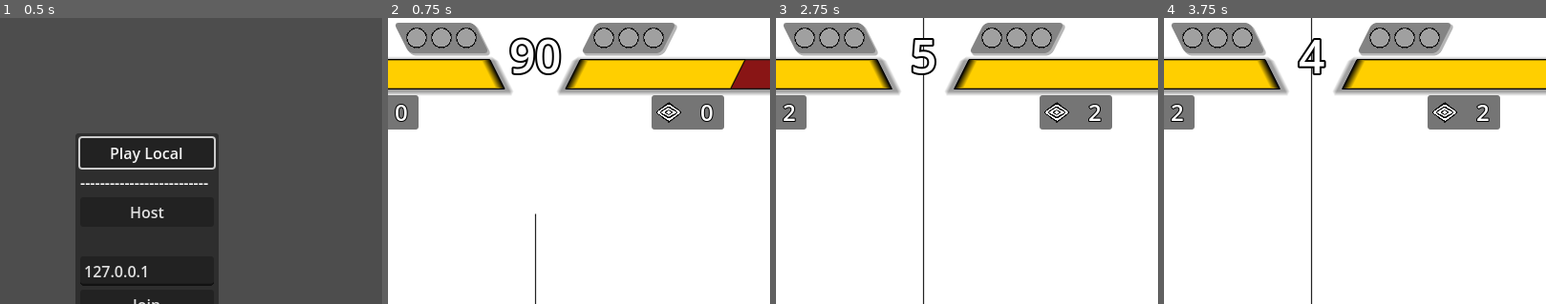
Above: before the commit, frames 1-4 (left to right).
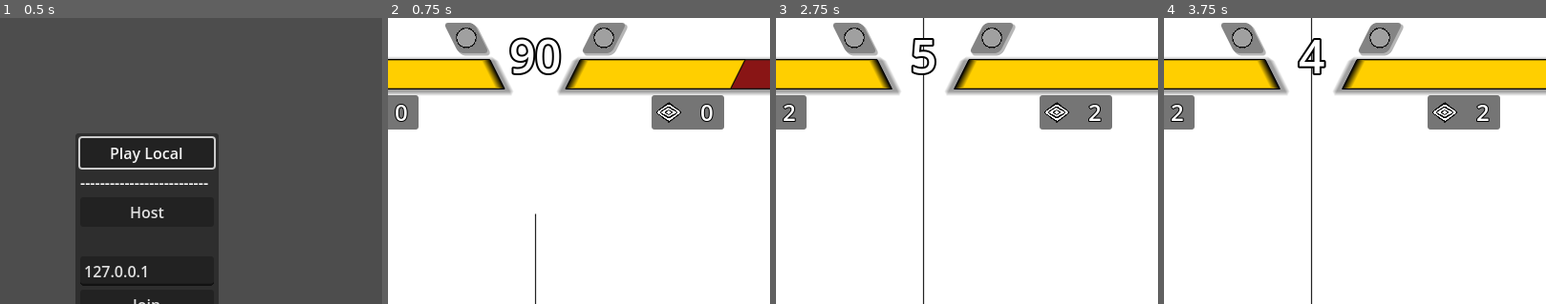
Above: after the commit, the same moments.

Repository: SamBumgardner/spellstrike
Game: Godot game, scene res://network/main.tscn
Same seed, same stepped clock (60 frames per second), same inputs: the game is played once before the commit and once after it.
Inputs (mouse positions are % of the whole screen's width and height, from its top left):
- Up to frame 1 (0.5 s): no input
- Up to frame 2 (0.75 s): click "Play Local" at 0.5 s
- Up to frame 3 (2.75 s): tap Enter at 1.25 s; move the mouse to (72, 45) at 1.27 s; hold Up 1.28-2 s; click (72, 45) at 1.42 s; tap Space at 2 s; drag from (30, 55) to (45, 70) at 2.02 s
- Up to frame 4 (3.75 s): move the mouse to (60, 28) at 2.77 s; hold Up 2.78-3.5 s; click (60, 28) at 2.92 s; tap Enter at 3.5 s; drag from (45, 70) to (75, 70) at 3.52 s
The pictures show only the part of the screen within x 31-81%, y 0-50%; the shares and areas given below are measured in that part.

Frame 1 is identical in both runs. In frame 2, 3.1% of the frame differs, in the area x 2-76%, y 1-14%; in frame 3, 3.1%; in frame 4, 3.1%.

Commit message:
add mock handling of end-of-game
end of game menu is static. Just starts sync, drops sync, and switches back to gameplay.

The intent will be to have game inputs handle the menu selections to decide to continue or quit.

Diff:
--- a/game/TestGameplay.gd
+++ b/game/TestGameplay.gd
@@ -57,7 +57,7 @@
         SyncManager.message_serializer.produce_input_path = "%s/fighter%s" % [get_path(), producer_side]
         SyncManager.message_serializer.receive_input_path = "%s/fighter%s" % [get_path(), receiver_side]
         for id in [p1_network_id, p2_network_id]:
-            if id != multiplayer.get_unique_id():
+            if id != multiplayer.get_unique_id() and id not in SyncManager.peers:
                 SyncManager.add_peer(id)
     else:
         SyncManager.set_network_adaptor(preload("res://addons/godot-rollback-netcode/DummyNetworkAdaptor.gd").new())
@@ -205,6 +205,14 @@
 
 func _on_game_won(side: Player.Side) -> void:
     print_debug("game is over, P%s won, should pop up some kind of post-game menu" % (side + 1))
+    SyncManager.stop()
+    # initialize
+    var rematch_screen_packed = preload("res://network/postgame.tscn")
+    var rematch_screen = rematch_screen_packed.instantiate()
+    rematch_screen.init_options(match_options)
+    rematch_screen.p1_network_id = p1_network_id
+    rematch_screen.p2_network_id = p2_network_id
+    SceneSwitchUtil.change_scene(get_tree(), rematch_screen)
 
 # MISC.
 
--- /dev/null
+++ b/game/network/postgame.gd
@@ -0,0 +1,67 @@
+class_name Postgame extends Control
+
+const POST_SELECTION_DURATION = MatchOptions.ticks_per_second * 1
+
+@onready var notification_window: Notification = $UI/Notification
+const NETWORK_ERROR_TYPE: String = "NETWORK"
+const DESYNC_ERROR_FORMAT: String = "Desync ocurred. Match has been cancelled.\rReturning to the network menu..."
+const CONNECTION_LOST_ERROR_FORMAT: String = "Connection lost. Match has been cancelled.\rReturning to the network menu..."
+
+@onready var post_selection_delay_timer: NetworkTimer = $PostSelectionDelay
+
+var match_options: MatchOptions
+var p1_network_id: int = 1
+var p2_network_id: int = 1
+
+func init_options(new_options: MatchOptions) -> void:
+    match_options = new_options
+
+func _ready() -> void:
+    # Error handling signals:
+    SyncManager.sync_stopped.connect(_on_sync_stopped)
+    SyncManager.sync_error.connect(_on_sync_error)
+    multiplayer.multiplayer_peer.peer_disconnected.connect(_on_broken_connection)
+
+    # Normal behavior signals:
+    SyncManager.sync_started.connect(post_selection_delay_timer.start.bind(POST_SELECTION_DURATION), CONNECT_ONE_SHOT)
+    post_selection_delay_timer.timeout.connect(_start_new_game)
+
+    if multiplayer.is_server():
+        SyncManager.start()
+
+func _start_new_game():
+    SyncManager.stop()
+
+    var gameplay = load("res://TestGameplay.tscn")
+    var instantiated_map = gameplay.instantiate()
+    instantiated_map.init_options(match_options)
+    instantiated_map.p1_network_id = p1_network_id
+    instantiated_map.p2_network_id = p2_network_id
+    SceneSwitchUtil.change_scene(get_tree(), instantiated_map)
+
+# NETWORK ISSUE HANDLING #
+func _on_sync_error(_msg: String):
+    # communicate that a fatal state mismatch occurred.
+    var closed_signal: Signal = notification_window.notify_error(NETWORK_ERROR_TYPE, DESYNC_ERROR_FORMAT)
+    closed_signal.connect(_return_to_network_menu, CONNECT_ONE_SHOT)
+
+func _on_broken_connection(disconnected_peer_id: int):
+    if disconnected_peer_id in [p1_network_id, p2_network_id]:
+        _close_rollback_networking()
+        var closed_signal: Signal = notification_window.notify_error(NETWORK_ERROR_TYPE, CONNECTION_LOST_ERROR_FORMAT)
+        closed_signal.connect(_return_to_network_menu, CONNECT_ONE_SHOT)
+
+func _close_rollback_networking():
+    $PostSelectionDelay.stop()
+    SyncManager.clear_peers()
+    # Leaves godot high-level multiplayer connection intact.
+
+func _return_to_network_menu() -> void:
+    var main_menu_scene = SceneSwitchUtil.main_menu_scene.instantiate()
+    SceneSwitchUtil.change_scene(get_tree(), main_menu_scene)
+
+func _on_sync_stopped(reason: Disconnect.Reason):
+    SyncManager.stop_logging()
+
+    if reason == Disconnect.Reason.DESYNC:
+        _on_sync_error("")
--- /dev/null
+++ b/game/network/postgame.tscn
@@ -0,0 +1,80 @@
+[gd_scene load_steps=8 format=3 uid="uid://byt5p2d7vf75g"]
+
+[ext_resource type="Theme" uid="uid://1m0q2nll6ojc" path="res://ui/themes/MatchTheme.tres" id="1_48pc7"]
+[ext_resource type="Script" path="res://network/postgame.gd" id="2_hjpyk"]
+[ext_resource type="PackedScene" uid="uid://cffstvx1jin8d" path="res://ui/menu/rematch/RematchMenu.tscn" id="2_peg4y"]
+[ext_resource type="Theme" uid="uid://he5jt3v25c4b" path="res://ui/themes/menu_header.tres" id="2_raf7p"]
+[ext_resource type="PackedScene" uid="uid://d4diaye70i2xp" path="res://ui/menu/rematch/results_box.tscn" id="4_4xdjw"]
+[ext_resource type="Script" path="res://addons/godot-rollback-netcode/NetworkTimer.gd" id="6_p08nw"]
+[ext_resource type="PackedScene" uid="uid://bdy1yk1bvbqwg" path="res://ui/menu/Notification.tscn" id="6_xnq3y"]
+
+[node name="Postgame" type="Control"]
+layout_mode = 3
+anchors_preset = 15
+anchor_right = 1.0
+anchor_bottom = 1.0
+grow_horizontal = 2
+grow_vertical = 2
+theme = ExtResource("1_48pc7")
+script = ExtResource("2_hjpyk")
+
+[node name="UI" type="CanvasLayer" parent="."]
+
+[node name="ColorRect" type="ColorRect" parent="UI"]
+anchors_preset = 15
+anchor_right = 1.0
+anchor_bottom = 1.0
+grow_horizontal = 2
+grow_vertical = 2
+
+[node name="Title" type="Label" parent="UI"]
+offset_right = 800.0
+offset_bottom = 88.0
+theme = ExtResource("2_raf7p")
+text = "Victory!"
+horizontal_alignment = 1
+
+[node name="VBoxContainer" type="VBoxContainer" parent="UI"]
+anchors_preset = 14
+anchor_top = 0.5
+anchor_right = 1.0
+anchor_bottom = 0.5
+offset_top = -95.0
+offset_bottom = 95.0
+grow_horizontal = 2
+grow_vertical = 2
+
+[node name="HBoxContainer2" type="HBoxContainer" parent="UI/VBoxContainer"]
+layout_mode = 2
+
+[node name="ResultsBox" parent="UI/VBoxContainer/HBoxContainer2" instance=ExtResource("4_4xdjw")]
+layout_mode = 2
+
+[node name="ResultsBox2" parent="UI/VBoxContainer/HBoxContainer2" instance=ExtResource("4_4xdjw")]
+layout_mode = 2
+
+[node name="HBoxContainer" type="HBoxContainer" parent="UI/VBoxContainer"]
+layout_mode = 2
+
+[node name="RematchMenu" parent="UI/VBoxContainer/HBoxContainer" instance=ExtResource("2_peg4y")]
+layout_mode = 2
+
+[node name="RematchMenu2" parent="UI/VBoxContainer/HBoxContainer" instance=ExtResource("2_peg4y")]
+layout_mode = 2
+
+[node name="Notification" parent="UI" instance=ExtResource("6_xnq3y")]
+visible = false
+anchors_preset = 8
+anchor_left = 0.5
+anchor_top = 0.5
+anchor_right = 0.5
+anchor_bottom = 0.5
+offset_left = -177.0
+offset_top = -63.5
+offset_right = 177.0
+offset_bottom = 63.5
+grow_horizontal = 2
+grow_vertical = 2
+
+[node name="PostSelectionDelay" type="Node" parent="."]
+script = ExtResource("6_p08nw")
--- a/game/options/MatchOptions.gd
+++ b/game/options/MatchOptions.gd
@@ -6,7 +6,7 @@
 const default_seconds_per_round: int = 60
 const default_ticks_per_round: int = 5 * ticks_per_second # ticks_per_second * default_seconds_per_round
 
-const default_rounds_to_win: int = 3
+const default_rounds_to_win: int = 1
 
 var input_retrievers: Array
 
--- a/game/ui/menu/Notification.tscn
+++ b/game/ui/menu/Notification.tscn
@@ -1,7 +1,8 @@
-[gd_scene load_steps=3 format=3 uid="uid://bdy1yk1bvbqwg"]
+[gd_scene load_steps=4 format=3 uid="uid://bdy1yk1bvbqwg"]
 
 [ext_resource type="Theme" uid="uid://djk0g414gh3b4" path="res://ui/themes/NotificationTheme.tres" id="1_3bsv4"]
 [ext_resource type="Script" path="res://ui/menu/Notification.gd" id="2_wtulu"]
+[ext_resource type="StyleBox" uid="uid://fgvqlh3yi015" path="res://ui/themes/inner_panel.tres" id="3_q3u1m"]
 
 [node name="Notification" type="PanelContainer"]
 theme = ExtResource("1_3bsv4")
@@ -20,6 +21,7 @@
 
 [node name="PC" type="PanelContainer" parent="MC/VB"]
 layout_mode = 2
+theme_override_styles/panel = ExtResource("3_q3u1m")
 
 [node name="MC" type="MarginContainer" parent="MC/VB/PC"]
 layout_mode = 2
--- /dev/null
+++ b/game/ui/menu/rematch/RematchMenu.gd
@@ -0,0 +1,19 @@
+extends PanelContainer
+
+@onready var rematch_button = $"%RematchOption"
+@onready var quit_button = $"%QuitOption"
+
+@onready var ui_targets: Array = [rematch_button, quit_button]
+
+@onready var rematch_pressed: Signal = rematch_button.pressed
+@onready var quit_pressed: Signal = quit_button.pressed
+
+var input_retriever: InputRetriever = InputRetriever.new()
+var hovered_ui_target: Control = null
+
+func init_input_mapping(new_input_mapping: Dictionary):
+    input_retriever.input_ids = new_input_mapping
+
+func _ready() -> void:
+    add_to_group("network_sync")
+    hovered_ui_target = rematch_button
--- /dev/null
+++ b/game/ui/menu/rematch/RematchMenu.tscn
@@ -0,0 +1,48 @@
+[gd_scene load_steps=2 format=3 uid="uid://cffstvx1jin8d"]
+
+[ext_resource type="Script" path="res://ui/menu/rematch/RematchMenu.gd" id="1_lrg8c"]
+
+[node name="RematchMenu" type="PanelContainer"]
+anchors_preset = 8
+anchor_left = 0.5
+anchor_top = 0.5
+anchor_right = 0.5
+anchor_bottom = 0.5
+offset_left = -61.5
+offset_top = -29.0
+offset_right = 61.5
+offset_bottom = 29.0
+grow_horizontal = 2
+grow_vertical = 2
+size_flags_horizontal = 3
+size_flags_vertical = 3
+script = ExtResource("1_lrg8c")
+
+[node name="MarginContainer" type="MarginContainer" parent="."]
+layout_mode = 2
+
+[node name="VBoxContainer" type="VBoxContainer" parent="MarginContainer"]
+layout_mode = 2
+
+[node name="Label" type="Label" parent="MarginContainer/VBoxContainer"]
+layout_mode = 2
+text = "Rematch?"
+horizontal_alignment = 1
+
+[node name="HBoxContainer" type="HBoxContainer" parent="MarginContainer/VBoxContainer"]
+layout_mode = 2
+
+[node name="RematchOption" type="Button" parent="MarginContainer/VBoxContainer/HBoxContainer"]
+unique_name_in_owner = true
+layout_mode = 2
+size_flags_horizontal = 3
+mouse_filter = 2
+text = "Rematch"
+
+[node name="QuitOption" type="Button" parent="MarginContainer/VBoxContainer/HBoxContainer"]
+unique_name_in_owner = true
+layout_mode = 2
+size_flags_horizontal = 3
+mouse_filter = 2
+text = "Quit
+"
--- /dev/null
+++ b/game/ui/menu/rematch/results_box.tscn
@@ -0,0 +1,42 @@
+[gd_scene load_steps=4 format=3 uid="uid://d4diaye70i2xp"]
+
+[ext_resource type="Texture2D" uid="uid://bl34rh555skbp" path="res://assets/art/placeholder_character_sheet.png" id="1_vxr4q"]
+[ext_resource type="Theme" uid="uid://he5jt3v25c4b" path="res://ui/themes/menu_header.tres" id="2_woxx8"]
+
+[sub_resource type="AtlasTexture" id="AtlasTexture_4krev"]
+atlas = ExtResource("1_vxr4q")
+region = Rect2(0, 0, 128, 128)
+
+[node name="ResultsBox" type="PanelContainer"]
+custom_minimum_size = Vector2(364, 128)
+anchors_preset = 8
+anchor_left = 0.5
+anchor_top = 0.5
+anchor_right = 0.5
+anchor_bottom = 0.5
+offset_left = -302.5
+offset_top = -64.0
+offset_right = 61.5
+offset_bottom = 64.0
+grow_horizontal = 2
+grow_vertical = 2
+size_flags_horizontal = 3
+
+[node name="PanelContainer" type="MarginContainer" parent="."]
+layout_mode = 2
+
+[node name="HBoxContainer" type="HBoxContainer" parent="PanelContainer"]
+layout_mode = 2
+
+[node name="CharacterPortrait" type="TextureRect" parent="PanelContainer/HBoxContainer"]
+layout_mode = 2
+texture = SubResource("AtlasTexture_4krev")
+expand_mode = 3
+stretch_mode = 4
+
+[node name="ResultsLabel" type="Label" parent="PanelContainer/HBoxContainer"]
+layout_mode = 2
+size_flags_horizontal = 6
+theme = ExtResource("2_woxx8")
+text = "WIN!"
+horizontal_alignment = 1
--- a/game/ui/themes/NotificationTheme.tres
+++ b/game/ui/themes/NotificationTheme.tres
@@ -1,7 +1,15 @@
-[gd_resource type="Theme" format=3 uid="uid://djk0g414gh3b4"]
+[gd_resource type="Theme" load_steps=2 format=3 uid="uid://djk0g414gh3b4"]
+
+[sub_resource type="StyleBoxFlat" id="StyleBoxFlat_lcq2a"]
+bg_color = Color(0.169245, 0.169245, 0.169245, 1)
+corner_radius_top_left = 3
+corner_radius_top_right = 3
+corner_radius_bottom_right = 3
+corner_radius_bottom_left = 3
 
 [resource]
 MarginContainer/constants/margin_bottom = 4
 MarginContainer/constants/margin_left = 4
 MarginContainer/constants/margin_right = 4
 MarginContainer/constants/margin_top = 4
+PanelContainer/styles/panel = SubResource("StyleBoxFlat_lcq2a")
--- /dev/null
+++ b/game/ui/themes/inner_panel.tres
@@ -0,0 +1,4 @@
+[gd_resource type="StyleBoxFlat" format=3 uid="uid://fgvqlh3yi015"]
+
+[resource]
+bg_color = Color(0, 0, 0, 0.486275)
--- /dev/null
+++ b/game/ui/themes/menu_header.tres
@@ -0,0 +1,5 @@
+[gd_resource type="Theme" format=3 uid="uid://he5jt3v25c4b"]
+
+[resource]
+Label/constants/outline_size = 8
+Label/font_sizes/font_size = 64
